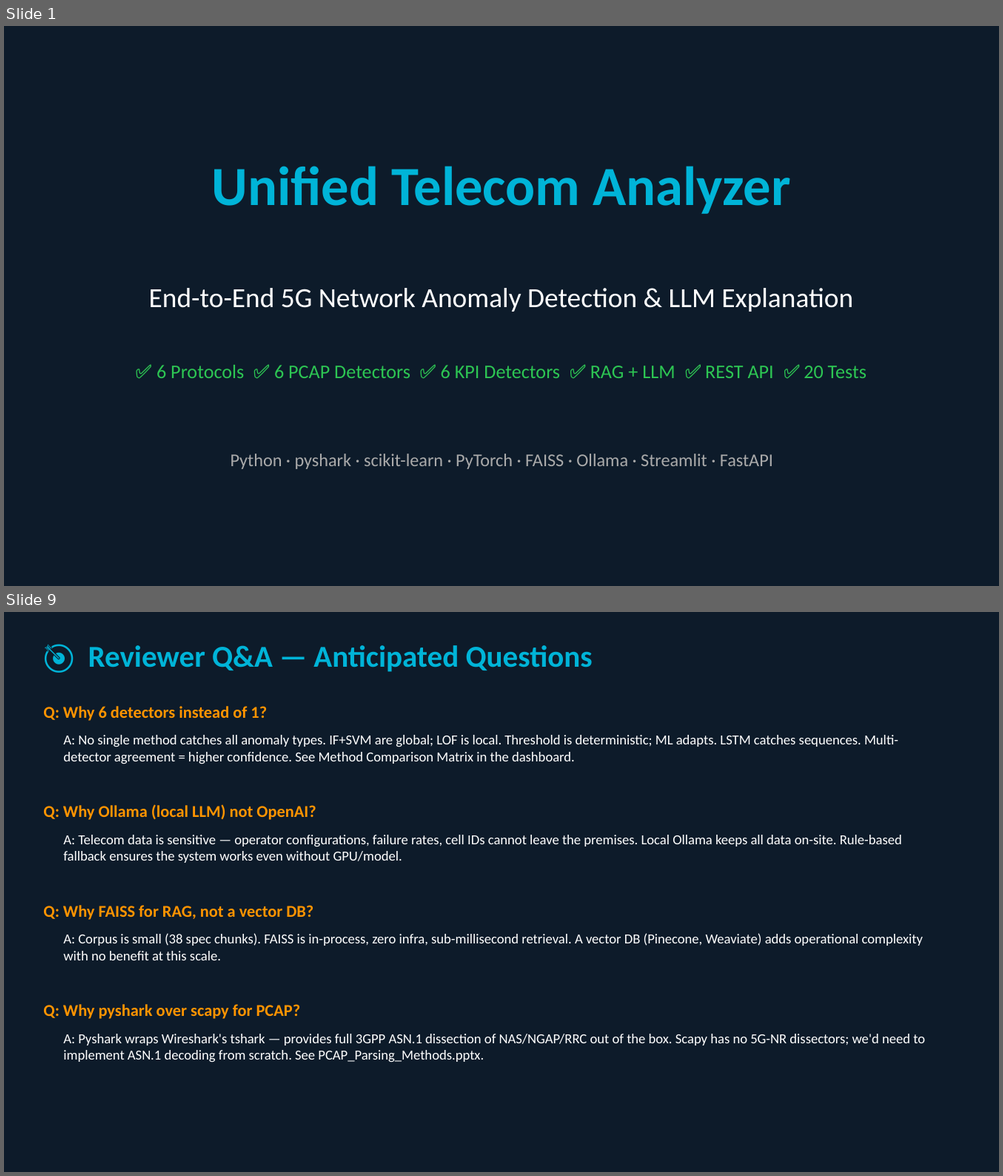
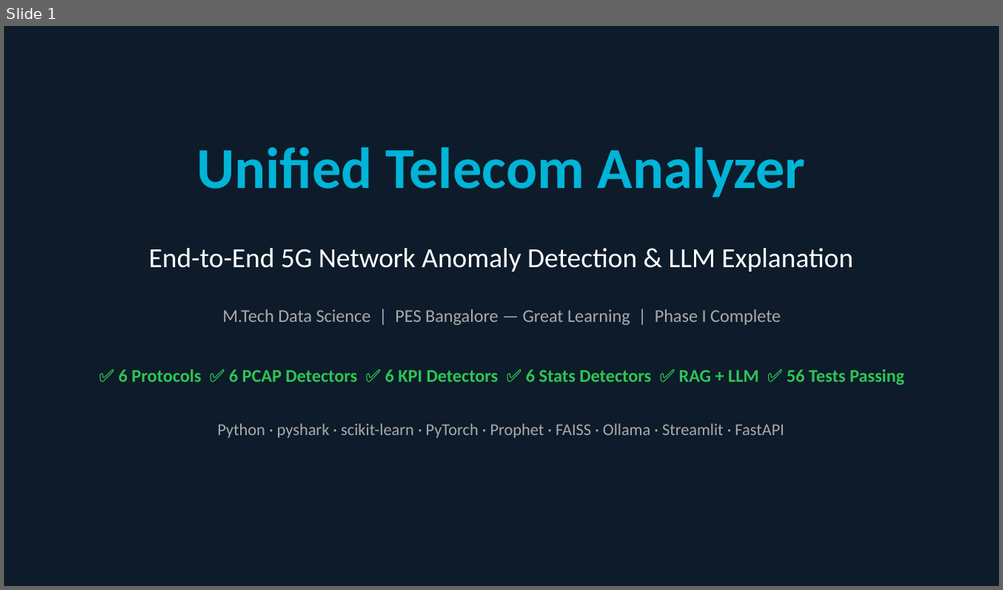
Before and after one commit to vikasrai-tech/telecom-analyzer, a slide deck: docs/Project_Overview_Final.pptx. Shown one above the other, each under a label of ours: slides 1 and 9 before the commit, slide 1 after it; the slides between them are not shown. The pictures are 1003x1176 and 1003x590 pixels, drawn with LibreOffice and Linux fonts; fonts in the diff are those of the drawing. Boxes give left, top, right and bottom in pixels: in the first picture for what was removed or moved away, otherwise in the second. Text is boxed around its words. In the diff, an @@ line names an element or a change of style, - is before the commit and + after.

Commit message:
docs: regenerate final PPT — 12 slides, Phase I complete
Updated: 56 tests (was 20), Stats detection slide, MLOps/Feedback slide,
Demo Flow slide, updated Q&A, summary reflects all 18 detectors.

```diff
--- a/docs/Project_Overview_Final.pptx
+++ b/docs/Project_Overview_Final.pptx
@@ slide 9 removed at (4,612,999,1172), background #0D1B2A @@
@@ text removed at (88,645,592,672) @@
-🎯 Reviewer Q&A — Anticipated Questions
@@ text removed at (43,706,267,721) @@
-Q: Why 6 detectors instead of 1?
@@ text removed at (63,735,898,764) @@
-A: No single method catches all anomaly types. IF+SVM are global; LOF is local. Threshold is deterministic; ML adapts. LSTM catches sequences. Multi-detector agreement = higher confidence. See Method Comparison Matrix in the dashboard.
@@ text removed at (43,804,316,820) @@
-Q: Why Ollama (local LLM) not OpenAI?
@@ text removed at (63,835,902,863) @@
-A: Telecom data is sensitive — operator configurations, failure rates, cell IDs cannot leave the premises. Local Ollama keeps all data on-site. Rule-based fallback ensures the system works even without GPU/model.
@@ text removed at (43,905,313,920) @@
-Q: Why FAISS for RAG, not a vector DB?
@@ text removed at (63,933,922,961) @@
-A: Corpus is small (38 spec chunks). FAISS is in-process, zero infra, sub-millisecond retrieval. A vector DB (Pinecone, Weaviate) adds operational complexity with no benefit at this scale.
@@ text removed at (43,1004,301,1019) @@
-Q: Why pyshark over scapy for PCAP?
@@ text removed at (63,1034,925,1063) @@
-A: Pyshark wraps Wireshark's tshark — provides full 3GPP ASN.1 dissection of NAS/NGAP/RRC out of the box. Scapy has no 5G-NR dissectors; we'd need to implement ASN.1 decoding from scratch. See PCAP_Parsing_Methods.pptx.
@@ slide 1 changed as well @@
@@ text "Unified Telecom Analyzer": place and size @@
-text "Unified Telecom Analyzer" at (212,166,791,214)
+text "Unified Telecom Analyzer" at (197,147,805,198)
@@ text "Unified Telecom Analyzer" at (197,147,805,198): size 40 to 42 pt @@
@@ text "End-to-End 5G Network Anomaly Detection ...": place and size @@
-text "End-to-End 5G Network Anomaly Detection ..." at (149,288,853,312)
+text "End-to-End 5G Network Anomaly Detection ..." at (149,248,853,272)
@@ text added at (222,309,780,325), 13 pt, text #AAAAAA @@
+M.Tech Data Science | PES Bangalore — Great Learning | Phase I Complete
@@ text at (119,369,904,385): text changed; size 14 to 13 pt; bold on @@
-✅ 6 Protocols ✅ 6 PCAP Detectors ✅ 6 KPI Detectors ✅ RAG + LLM ✅ REST API ✅ 20 Tests
+✅ 6 Protocols ✅ 6 PCAP Detectors ✅ 6 KPI Detectors ✅ 6 Stats Detectors ✅ RAG + LLM ✅ 56 Tests Passing
@@ text at (217,423,784,438): text changed; size 13 to 12 pt @@
-Python · pyshark · scikit-learn · PyTorch · FAISS · Ollama · Streamlit · FastAPI
+Python · pyshark · scikit-learn · PyTorch · Prophet · FAISS · Ollama · Streamlit · FastAPI
```
Also in this commit, not shown: 7 other slides changed, 4 slides added, 1 other slide removed, 1 other file.
